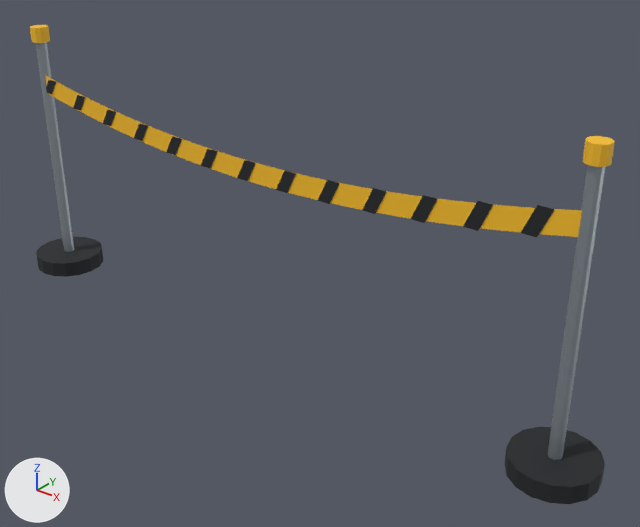
The glTF model apps/web/public/env/m7/props/warning_tape_posts.glb, before and after one commit.
Both versions are drawn from a 50 mm camera at (2.18, -2.35, 1.94) aimed at (0.23, 0.09, 0.42). Every picture has the same lights, and +X, +Y and +Z are marked at lower left. The picture after the commit comes second. Where no turn or scale is listed for an object, it has been applied to the vertices.

Names of what the first picture shows: 'warning_tape_posts__m7_dark_polymer', 'warning_tape_posts__m7_galvanised_steel', 'warning_tape_posts__m7_hazard_yellow'.
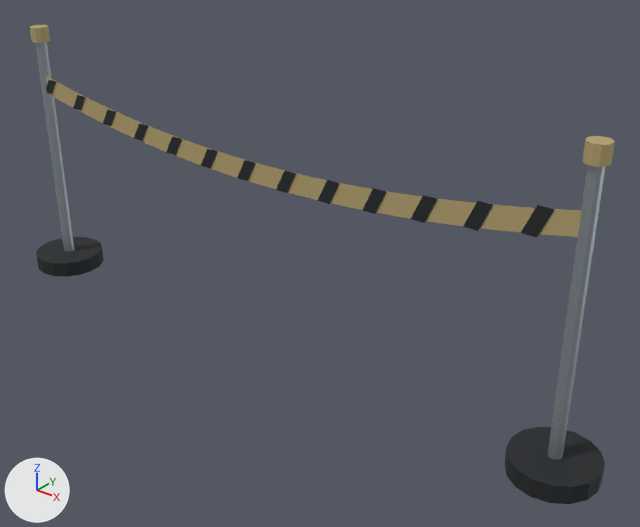
What differs and where, as boxes [x1, y1, x2, y2] in the pictures (640 x 527 px):
'warning_tape_posts__m7_hazard_yellow', recoloured
    both: [30, 25, 615, 237]

The change, as a diff of the scene's bpy script:
```diff
--- a/apps/web/public/env/m7/props/warning_tape_posts.glb.py
+++ b/apps/web/public/env/m7/props/warning_tape_posts.glb.py
@@ mat_m7_hazard_yellow @@
 mat_m7_hazard_yellow = principled_material('m7_hazard_yellow')
-mat_m7_hazard_yellow.base_color = (0.95, 0.52, 0.018)  # yellow #f9bf24
+mat_m7_hazard_yellow.base_color = (0.46, 0.36, 0.16)  # yellow #b5a26f
 mat_m7_hazard_yellow.roughness = 0.65
```
